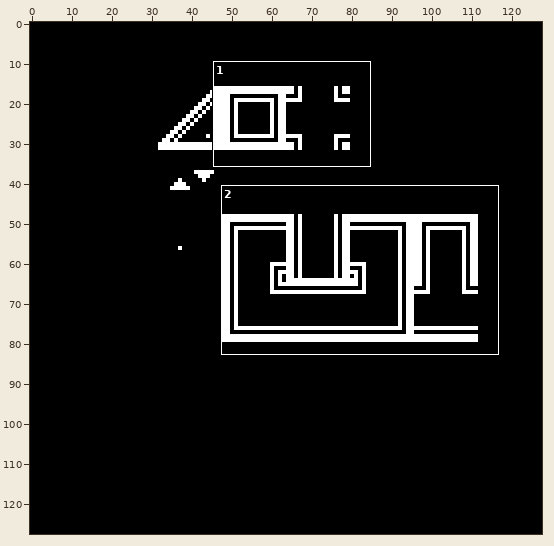
Pixel-art file, stored at ase/tilemap1.ase. Above, an overview of the earlier version with the close-up marked.
Close-up. Before the commit:
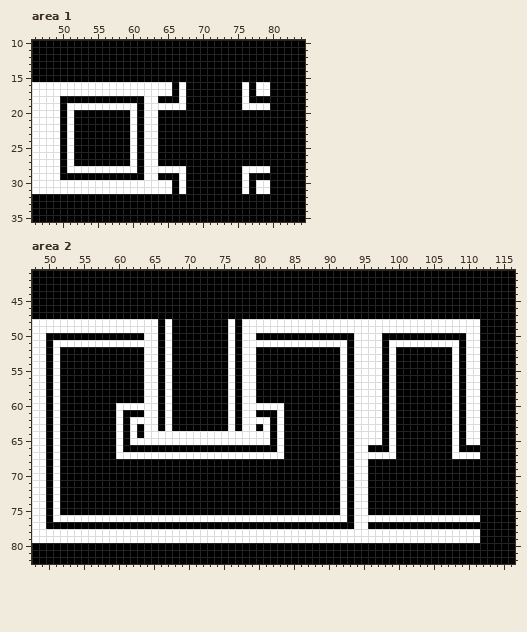
128x128 pixels, 1 frame. Shown: area 1: x 46..84, y 10..35; area 2: x 48..116, y 41..82.
And afterwards:
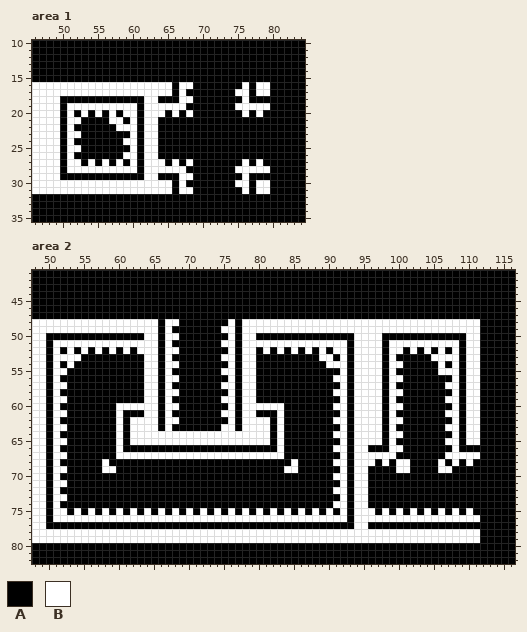
Palette (. is transparent): A #000000  B #ffffff
Difference:
layer "Flattened" added
layer "Layer 1" removed
Changed rows in their new state; - is an unchanged pixel.
Area 1, layer "Flattened":
first column x 52:
16 ----------------B----------
17 -----------------------B---
18 ----------------B----------
19 -----------------------B---
20 -B-B-B-B----B-B-B-------B-B
21 B----BB--------------------
22 ------BB-------------------
23 B--------------------------
24 -------B-------------------
25 B--------------------------
26 -------B-------------------
27 B-B-B-B-----B-B-B-------B-B
28 -----------------------B---
29 ----------------B----------
30 -----------------------B---
31 ----------------B----------
Area 2, layer "Flattened":
first column x 52:
48 ----------------B------------------------------------------
49 -----------------------B-----------------------------------
50 ----------------B------------------------------------------
51 -----------------------B-----------------------------------
52 -B-B-B-B-B-B----B------------B-B-B-B-B-B--------B-B-B-B----
53 BBB--------------------B-------------BB--------------BBB---
54 -B--------------B---------------------BB--------B-----B----
55 B----------------------B------------------------------BB---
56 ----------------B----------------------B--------B----------
57 B----------------------B-------------------------------B---
58 ----------------B----------------------B--------B----------
59 B----------------------B-------------------------------B---
60 ----------------B----------------------B--------B----------
61 B----------------------B-------------------------------B---
62 ----------------B----------------------B--------B----------
63 B----------B-----------B----B--------------------------B---
64 -----------B---------------------------B--------B----------
65 B------------------------------------------------------B---
66 ---------------------------------------B--------B----------
67 B------------------------------------------------------B---
68 ------B--------------------------B-----B----B-B-BB----B-B-B
69 B-----BB------------------------BB--------------BB----BB---
70 ---------------------------------------B-------------------
71 B----------------------------------------------------------
72 ---------------------------------------B-------------------
73 B----------------------------------------------------------
74 ---------------------------------------B-------------------
75 B-B-B-B-B-B-B-B-B-B-B-B-B-B-B-B-B-B-B-B-----B-B-B-B-B-B-B-B
Pixel boxes of the changes (left, top, right, bottom) in both close-ups:
changed: (158, 82, 193, 117)
changed: (235, 89, 263, 117)
changed: (74, 110, 130, 166)
changed: (158, 159, 193, 194)
changed: (235, 159, 263, 187)
changed: (60, 319, 340, 515)
changed: (368, 347, 473, 473)
changed: (368, 508, 473, 515)
